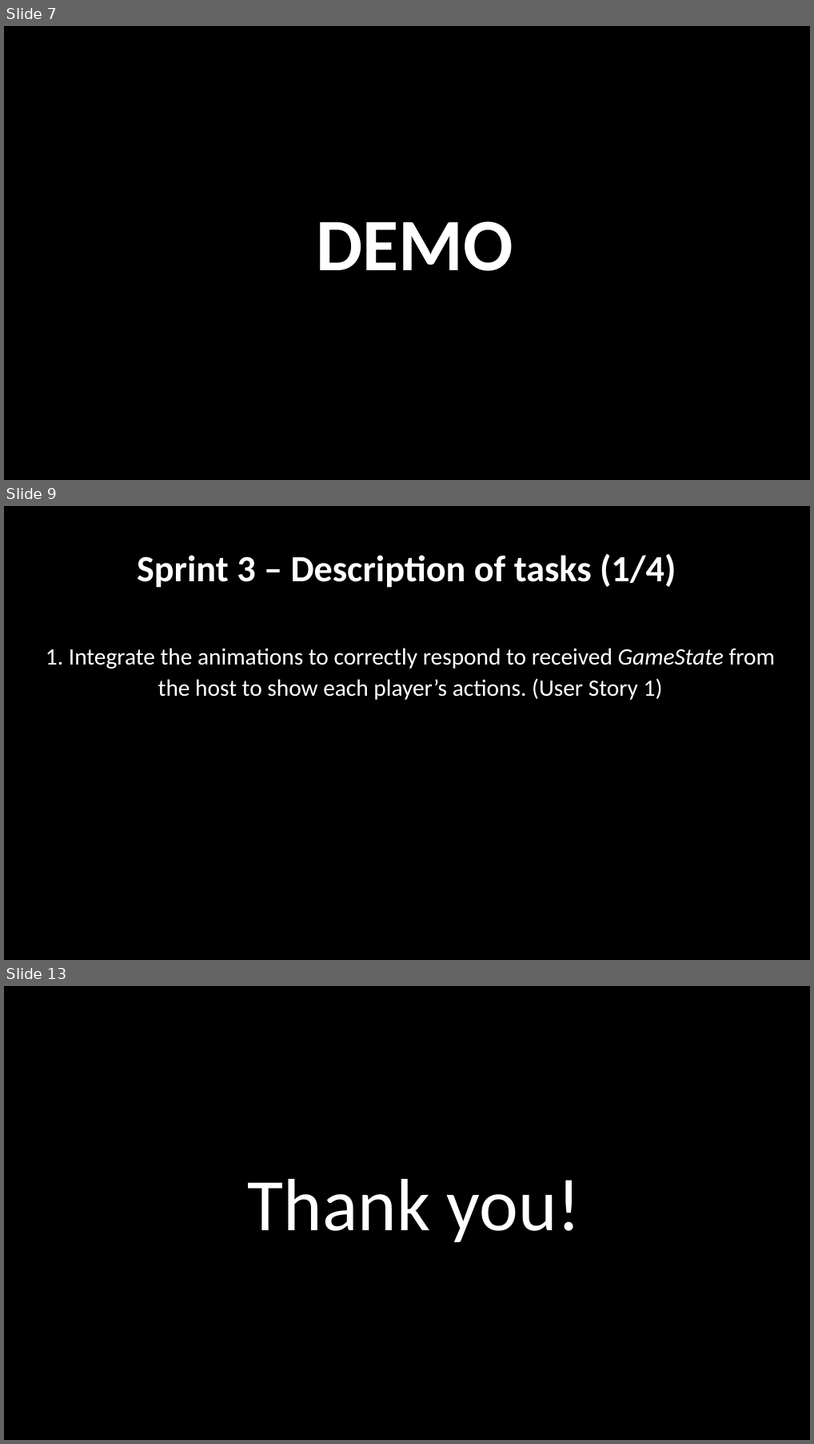
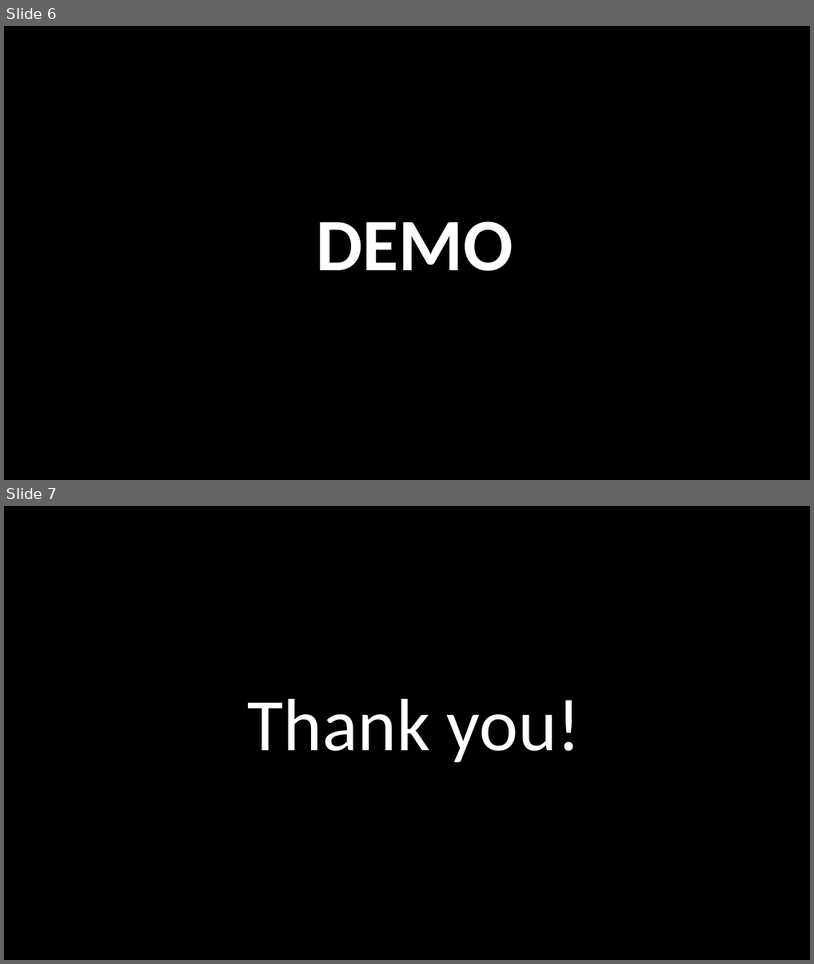
Before and after one commit to srhee91/PokerGame, a slide deck: 09. Sprint3 Final Presentation/FinalPresentation.pptx. Shown one above the other, each under a label of ours: slides 7, 9 and 13 before the commit, slides 6 and 7 after it; the slides between them are not shown. The pictures are 814x1444 and 814x964 pixels, drawn with LibreOffice and Linux fonts; fonts in the diff are those of the drawing; background and template pictures are left out. Boxes give left, top, right and bottom in pixels: in the first picture for what was removed or moved away, otherwise in the second. Text is boxed around its words. In the diff, an @@ line names an element or a change of style, - is before the commit and + after.

```diff
--- a/09. Sprint3 Final Presentation/FinalPresentation.pptx
+++ b/09. Sprint3 Final Presentation/FinalPresentation.pptx
@@ slide 9 removed at <box>4,506,810,960</box>, background picture (left out) @@
@@ title removed at <box>137,554,676,588</box> @@
-Sprint 3 – Description of tasks (1/4)
@@ text removed at <box>46,648,776,700</box> @@
-1. Integrate the animations to correctly respond to received GameState from the host to show each player’s actions. (User Story 1)
@@ what was slide 7 is now slide 6 @@
@@ what was slide 13 is now slide 7 @@
```
Also in this commit, not shown: 5 other slides removed.
